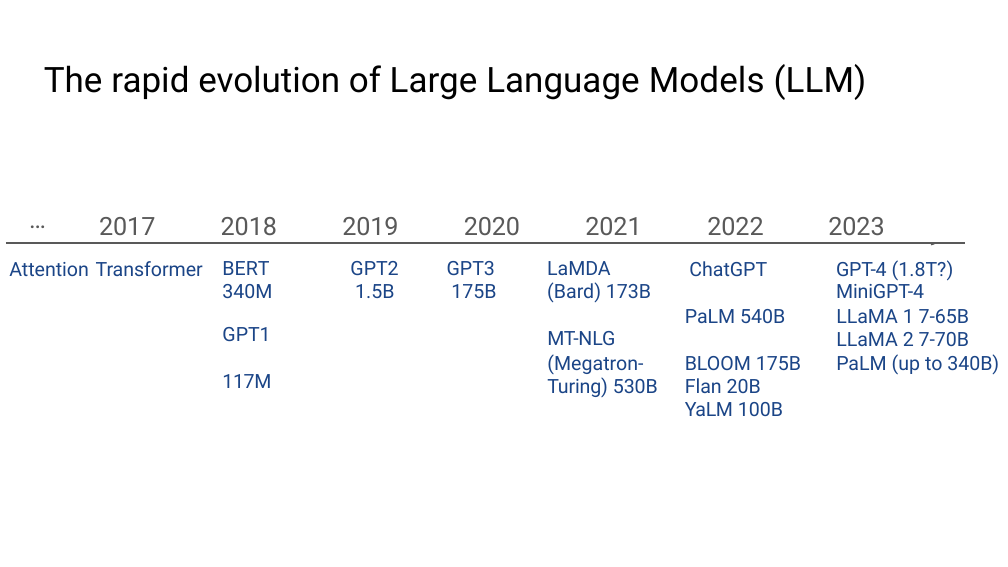
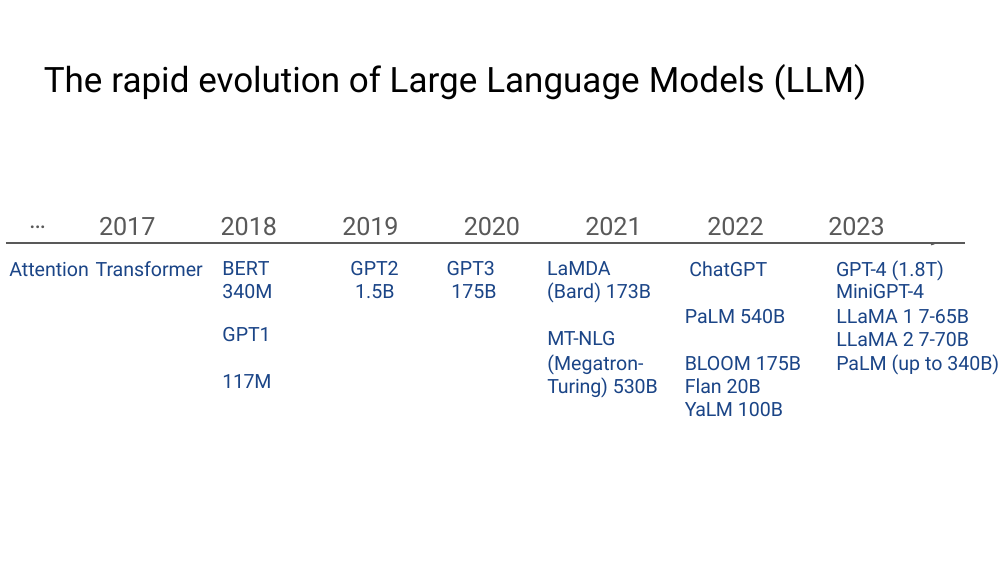
Before and after one commit to tmehtiyev2019/llm-api-tm, a slide deck: slide 3 of Project Presentation-Tural Mehtiyev.pptx. Drawn at 1008x567 pixels with LibreOffice and Linux fonts; fonts in the diff are those of the drawing; background and template pictures are left out. Boxes give left, top, right and bottom in pixels: in the first picture for what was removed or moved away, otherwise in the second. Text is boxed around its words. In the diff, an @@ line names an element or a change of style, - is before the commit and + after.

```diff
--- a/Project Presentation-Tural Mehtiyev.pptx
+++ b/Project Presentation-Tural Mehtiyev.pptx
@@ table at [6, 208, 965, 307] @@
-row 2, column 8: GPT-4 (1.8T?) / MiniGPT-4
+row 2, column 8: GPT-4 (1.8T) / MiniGPT-4
```
Also in this commit, not shown: 3 other slides changed, 7 slides added, 5 slides removed.
